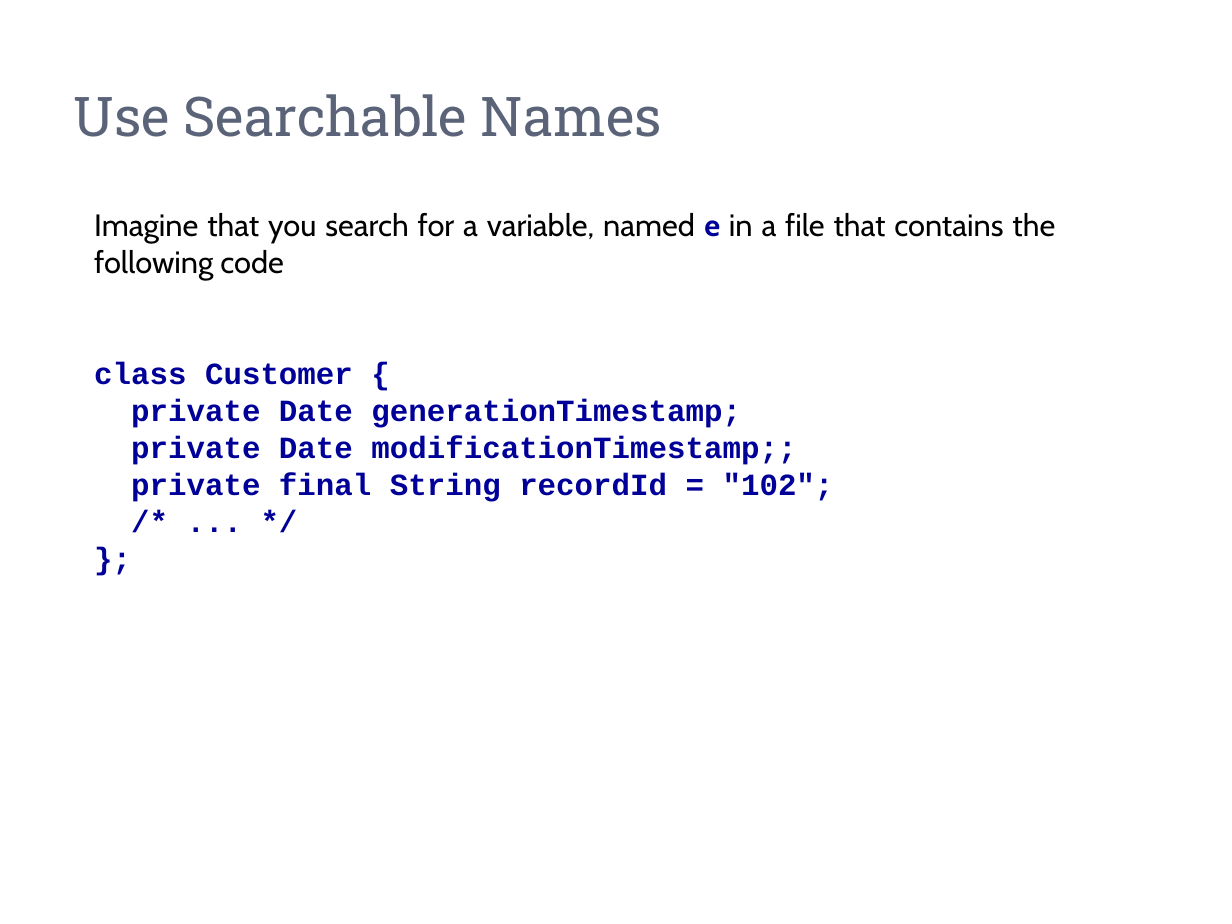
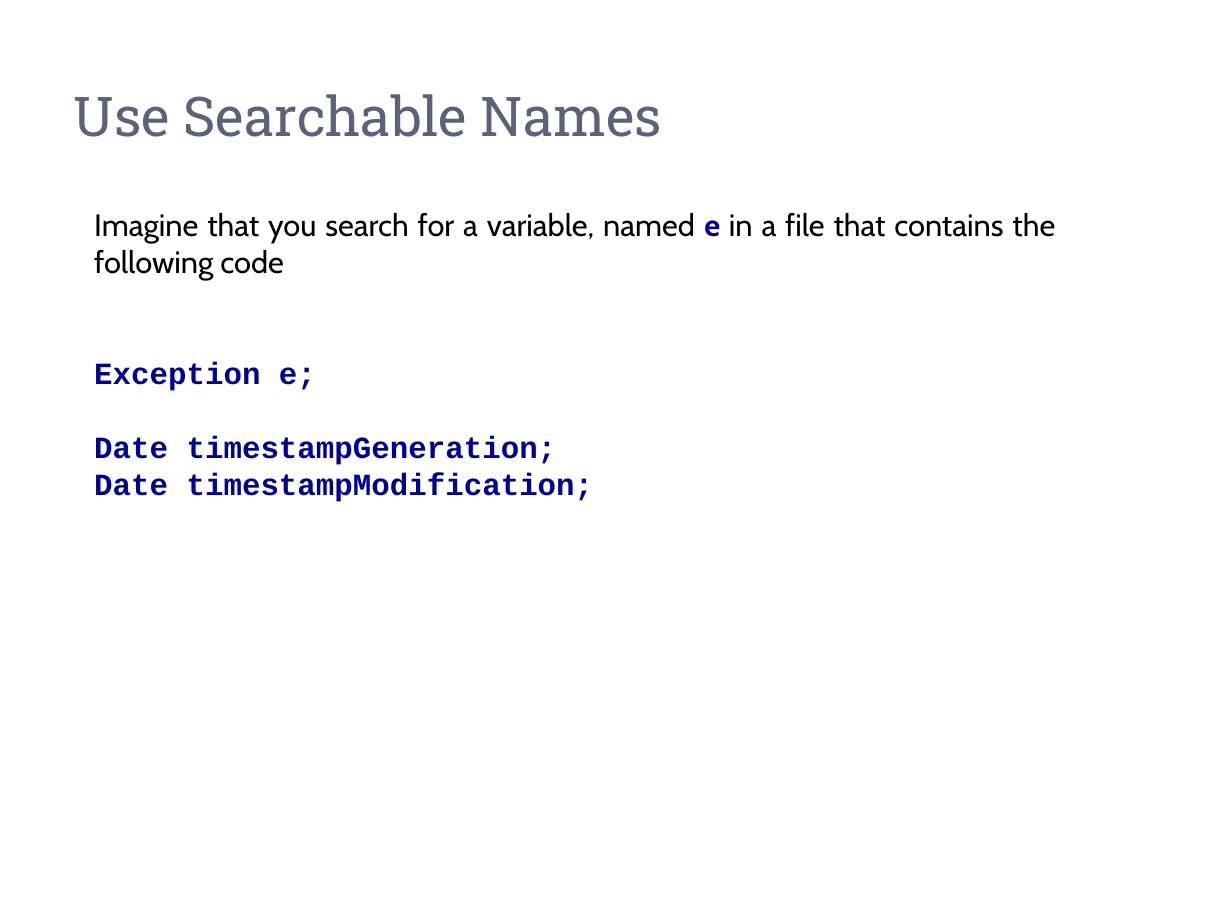
Before and after one commit to zarras/mye004-slides, a slide deck: slide 21 of 2-meaningful-names.pptx. Drawn at 1232x924 pixels with LibreOffice and Linux fonts; fonts in the diff are those of the drawing. Boxes give left, top, right and bottom in pixels: in the first picture for what was removed or moved away, otherwise in the second. Text is boxed around its words. In the diff, an @@ line names an element or a change of style, - is before the commit and + after.

```diff
--- a/2-meaningful-names.pptx
+++ b/2-meaningful-names.pptx
@@ text at box(94, 362, 594, 502): text changed @@
-class Customer {
-private Date generationTimestamp;
-private Date modificationTimestamp;;
-private final String recordId = "102";
-/* ... */
-};
+Exception e;
+Date timestampGeneration;
+Date timestampModification;
```
Also in this commit, not shown: 1 other slide changed, 10 other files.
